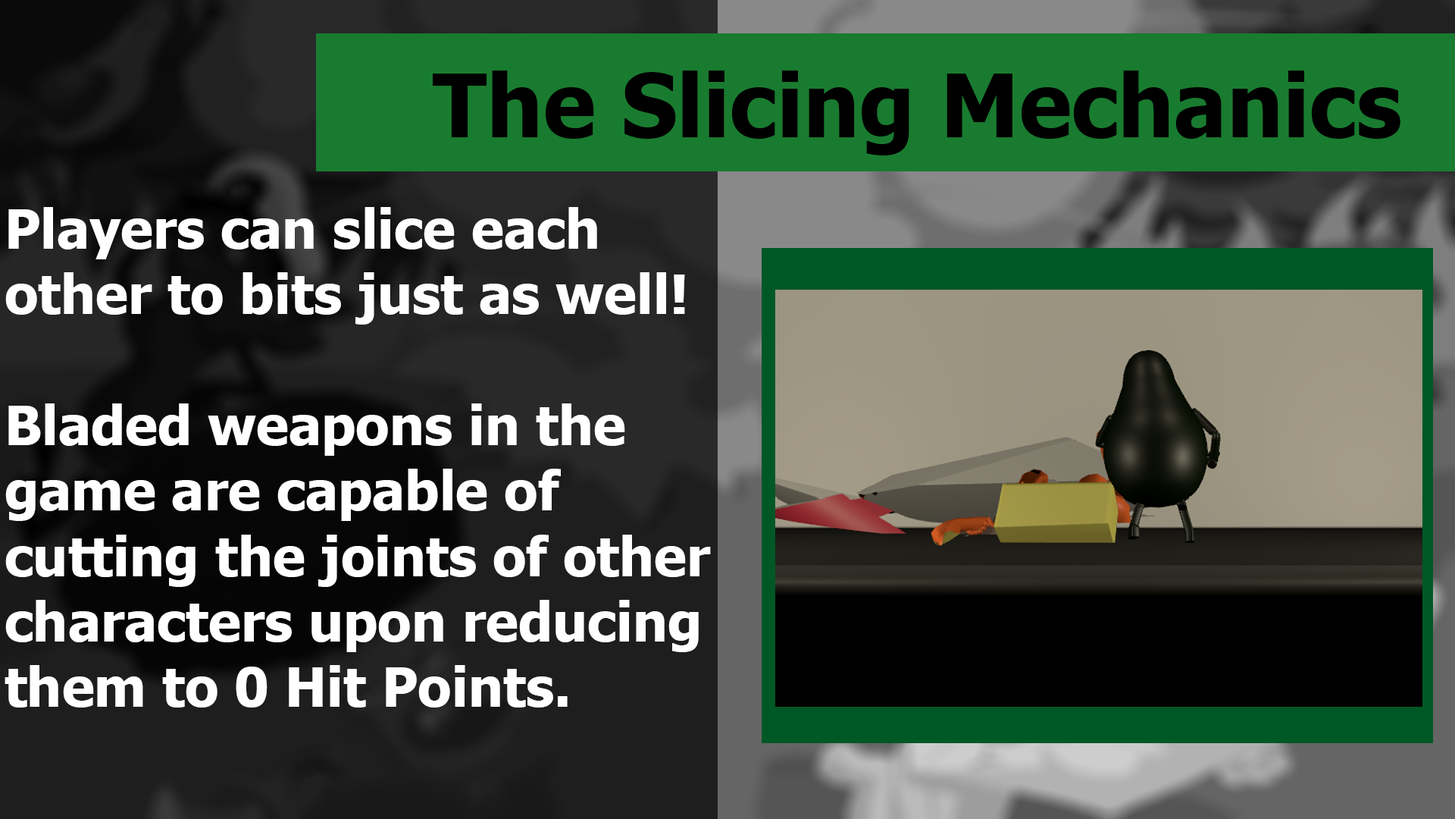
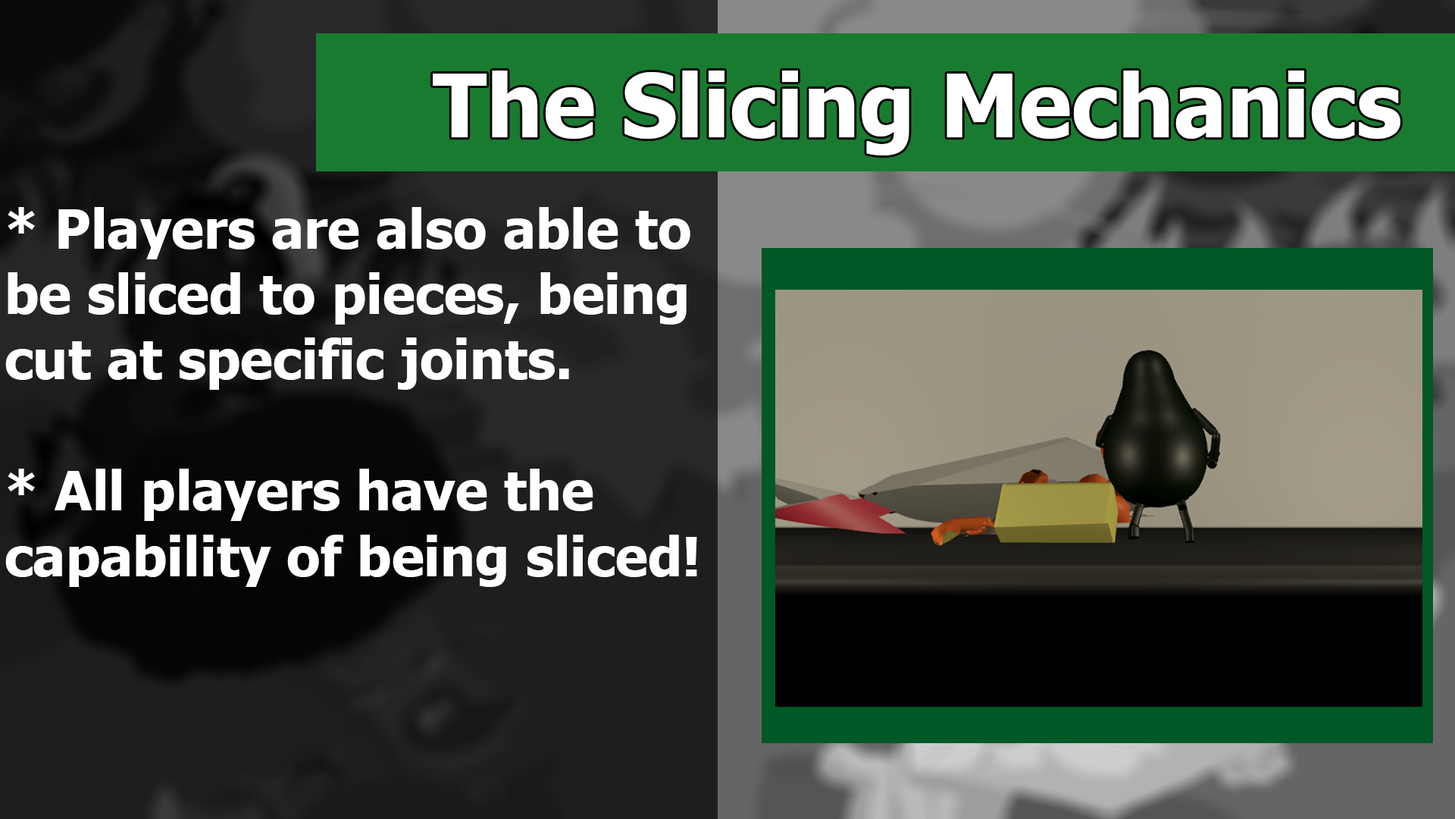
Layers edited between the first and the second 1455 x 819 image:
renamed "Players can slice each other to bits just as well! Bladed weap" to "* Players are also able to be sliced to pieces, being cut at sp", painted on it over [4, 206, 711, 708]
painted on "The Slicing Mechanics" over [432, 70, 1401, 156]
